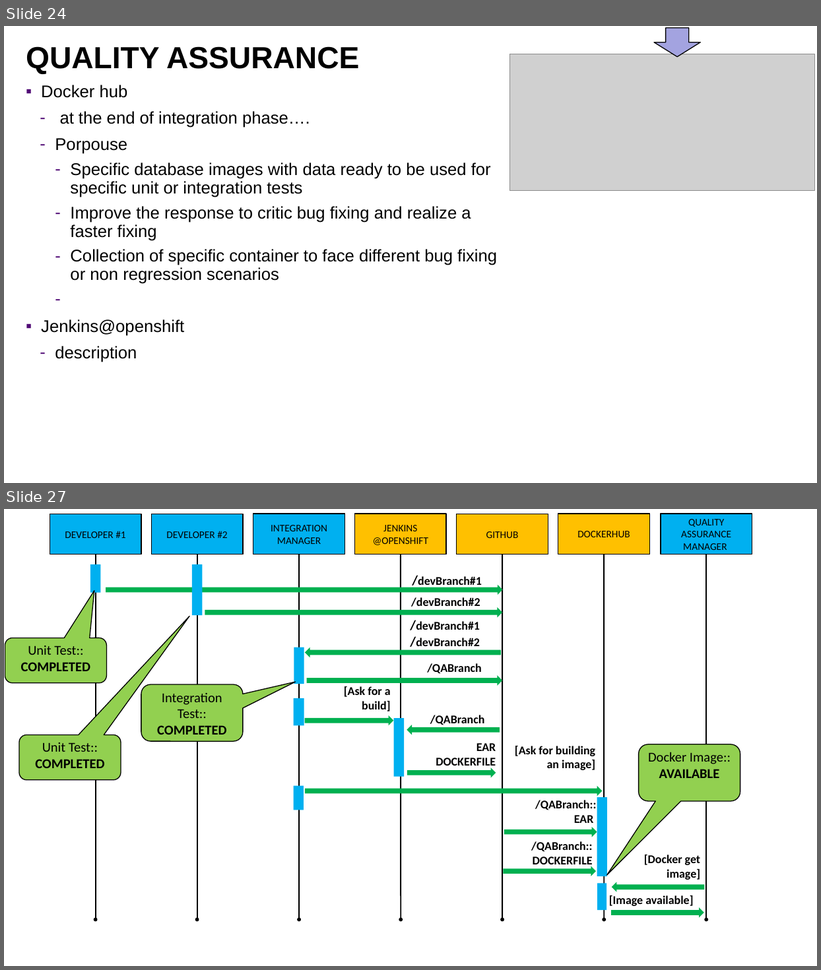
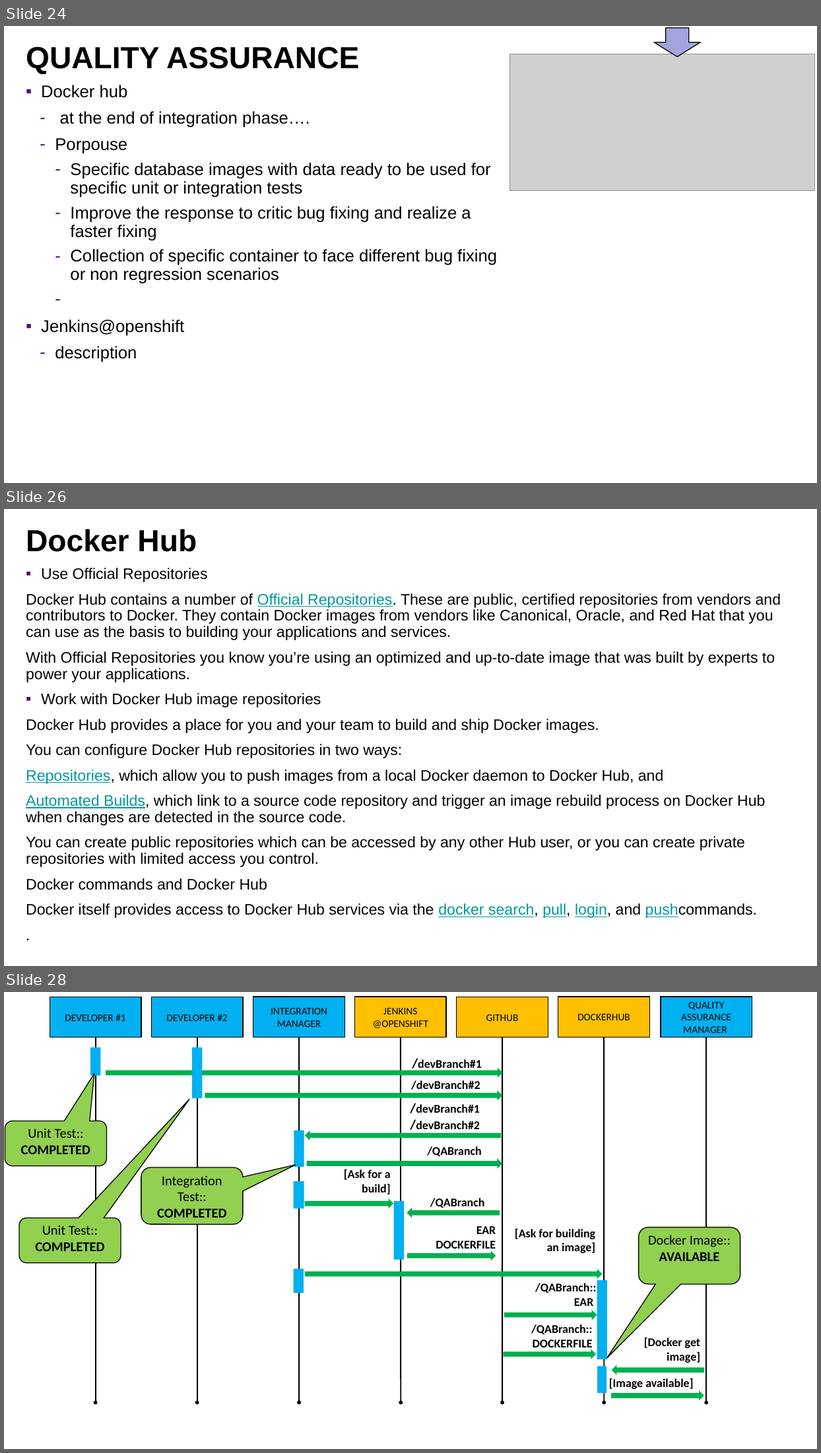
Before and after one commit to lbennardis/microS_code2016_DOCS, a slide deck: luigiBennardisMicroservices.pptx. Shown one above the other, each under a label of ours: slides 24 and 27 before the commit, slides 24, 26 and 28 after it; the slides between them are not shown. The pictures are 821x970 and 821x1453 pixels, drawn with LibreOffice and Linux fonts; fonts in the diff are those of the drawing; grey boxes stand for pictures; background and template pictures are left out. Boxes give left, top, right and bottom in pixels: in the first picture for what was removed or moved away, otherwise in the second. Text is boxed around its words. In the diff, an @@ line names an element or a change of style, - is before the commit and + after.

```diff
--- a/luigiBennardisMicroservices.pptx
+++ b/luigiBennardisMicroservices.pptx
@@ slide 26 added at (4,509,817,966), background picture (left out) @@
@@ title added at (26,529,197,552), 72 pt, text #000000, bold @@
+Docker Hub
@@ text added at (26,568,781,918), 36 pt, text #000000 @@
+▪ Use Official Repositories
+Docker Hub contains a number of Official Repositories. These are public, certified repositories from vendors and contributors to Docker. They contain Docker images from vendors like Canonical, Oracle, and Red Hat that you can use as the basis to building your applications and services.
+With Official Repositories you know you’re using an optimized and up-to-date image that was built by experts to power your applications.
+▪ Work with Docker Hub image repositories
+Docker Hub provides a place for you and your team to build and ship Docker images.
+You can configure Docker Hub repositories in two ways:
+Repositories, which allow you to push images from a local Docker daemon to Docker Hub, and
+Automated Builds, which link to a source code repository and trigger an image rebuild process on Docker Hub when changes are detected in the source code.
+You can create public repositories which can be accessed by any other Hub user, or you can create private repositories with limited access you control.
+Docker commands and Docker Hub
+Docker itself provides access to Docker Hub services via the docker search, pull, login, and pushcommands.
+.
@@ what was slide 27 is now slide 28 @@
```
Also in this commit, not shown: 6 slides changed, 1 other slide added, 1 other file.
